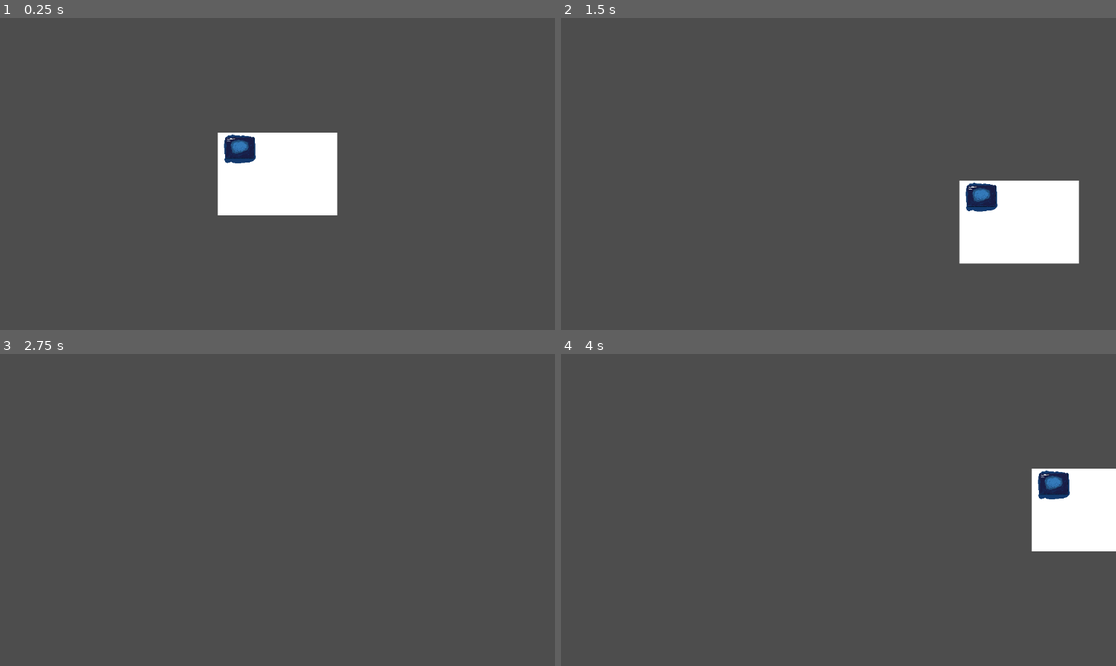
Above: before the commit, frames 1-4 (two rows, left to right).
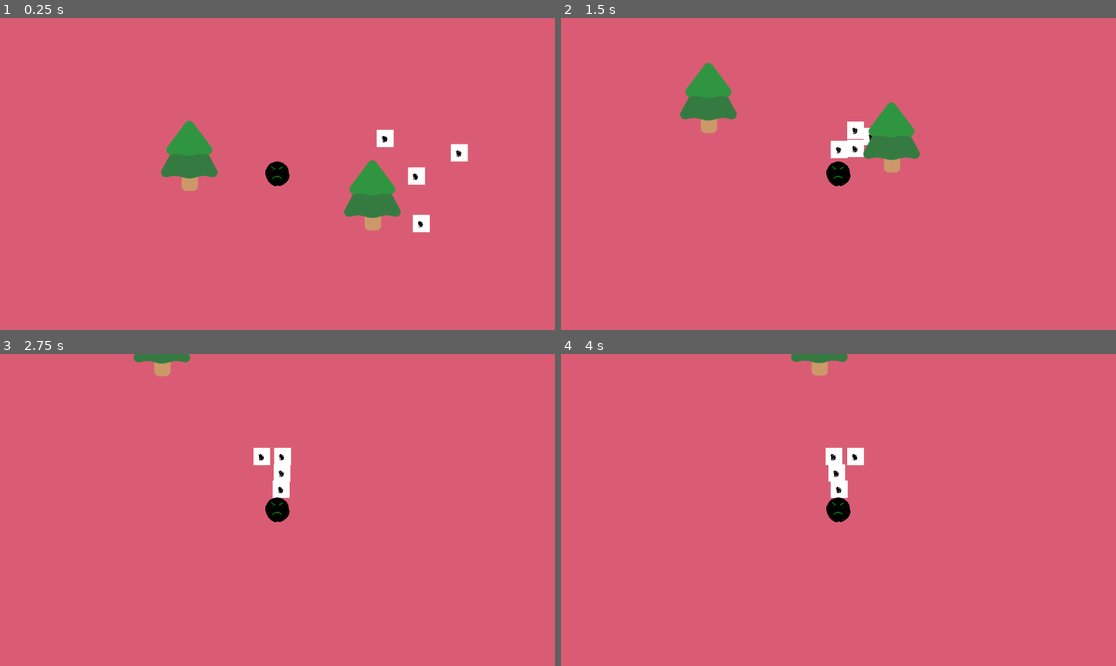
Above: after the commit, the same moments.

Repository: Reshlynt/StickArms
Game: Godot game, scene res://scene/StickRaceGame.tscn
The game is run twice, just before and just after one commit, with the same random seed, the same clock (stepped at 60 frames per second) and the same inputs.
Inputs:
- Up to frame 1 (0.25 s): no input
- Up to frame 2 (1.5 s): hold D (move_right) 0.53-1.28 s; hold S (move_down) from 1.28 s (still down)
- Up to frame 3 (2.75 s): release S (move_down) at 2.03 s; hold D (move_right) from 2.03 s (still down)
- Up to frame 4 (4 s): release D (move_right) at 2.78 s; hold W (move_up) 2.78-3.53 s; tap Enter at 3.5 s; hold A (move_left) from 3.53 s (still down)

The runs differ from the first frame. In frame 1, 100% of the frame differs, in the area x 0-100%, y 0-100%; in frame 2, 100%; in frame 3, 100%; in frame 4, 100%.

Commit message:
test scripts and assets

Diff:
--- /dev/null
+++ b/enemies/enemy.tscn
@@ -0,0 +1,17 @@
+[gd_scene load_steps=4 format=3 uid="uid://dpd0jj5b88wwe"]
+
+[ext_resource type="Script" path="res://script/enemy.gd" id="1_1lb3c"]
+[ext_resource type="Texture2D" uid="uid://yewahvg75ni6" path="res://test-assets/squiggly-ball.png" id="2_a1qsb"]
+
+[sub_resource type="RectangleShape2D" id="RectangleShape2D_y4j5q"]
+size = Vector2(34, 34)
+
+[node name="Enemy" type="CharacterBody2D"]
+script = ExtResource("1_1lb3c")
+
+[node name="Sprite2D" type="Sprite2D" parent="."]
+scale = Vector2(0.213415, 0.213415)
+texture = ExtResource("2_a1qsb")
+
+[node name="CollisionShape2D" type="CollisionShape2D" parent="."]
+shape = SubResource("RectangleShape2D_y4j5q")
--- a/scene/StickRaceGame.tscn
+++ b/scene/StickRaceGame.tscn
@@ -1,21 +1,38 @@
 [gd_scene load_steps=4 format=3 uid="uid://cn88yvujw1flg"]
 
-[ext_resource type="Script" path="res://scene/player.gd" id="1_cm4ex"]
-[ext_resource type="Texture2D" uid="uid://ddn8v0hf0c8rg" path="res://Untitled.png" id="1_vfiqn"]
-
-[sub_resource type="RectangleShape2D" id="RectangleShape2D_xllo1"]
+[ext_resource type="PackedScene" uid="uid://bdhnytpd8u7s2" path="res://scene/player.tscn" id="1_p3jh8"]
+[ext_resource type="PackedScene" uid="uid://o287tvwofyxp" path="res://scene/tree.tscn" id="2_m4uln"]
+[ext_resource type="PackedScene" uid="uid://dpd0jj5b88wwe" path="res://enemies/enemy.tscn" id="3_7nock"]
 
 [node name="Game" type="Node2D"]
+y_sort_enabled = true
 
-[node name="Player" type="CharacterBody2D" parent="."]
-script = ExtResource("1_cm4ex")
-SPEED = 500
+[node name="Player" parent="." instance=ExtResource("1_p3jh8")]
+unique_name_in_owner = true
+position = Vector2(576, 324)
 
-[node name="Sprite2D" type="Sprite2D" parent="Player"]
-scale = Vector2(0.1, 0.1)
-texture = ExtResource("1_vfiqn")
+[node name="Background" type="CanvasLayer" parent="Player"]
+layer = -1
 
-[node name="CollisionShape2D" type="CollisionShape2D" parent="Player"]
-shape = SubResource("RectangleShape2D_xllo1")
+[node name="ColorRect" type="ColorRect" parent="Player/Background"]
+offset_right = 1156.0
+offset_bottom = 648.0
+color = Color(0.856006, 0.361786, 0.456508, 1)
 
-[node name="Camera2D" type="Camera2D" parent="."]
+[node name="Tree" parent="." instance=ExtResource("2_m4uln")]
+position = Vector2(393, 352)
+
+[node name="Tree2" parent="." instance=ExtResource("2_m4uln")]
+position = Vector2(773, 434)
+
+[node name="Enemy" parent="." instance=ExtResource("3_7nock")]
+position = Vector2(939, 329)
+
+[node name="Enemy2" parent="." instance=ExtResource("3_7nock")]
+position = Vector2(871, 226)
+
+[node name="Enemy3" parent="." instance=ExtResource("3_7nock")]
+position = Vector2(945, 451)
+
+[node name="Enemy4" parent="." instance=ExtResource("3_7nock")]
+position = Vector2(1028, 271)
--- /dev/null
+++ b/scene/player.tscn
@@ -0,0 +1,22 @@
+[gd_scene load_steps=4 format=3 uid="uid://bdhnytpd8u7s2"]
+
+[ext_resource type="Script" path="res://script/player.gd" id="1_g1wyw"]
+[ext_resource type="Texture2D" uid="uid://cqoiohxmawnud" path="res://test-assets/not-happy-ball.png" id="2_dm3nd"]
+
+[sub_resource type="CircleShape2D" id="CircleShape2D_meo1u"]
+radius = 26.0
+
+[node name="Player" type="CharacterBody2D"]
+script = ExtResource("1_g1wyw")
+SPEED = 500
+
+[node name="Sprite2D" type="Sprite2D" parent="."]
+modulate = Color(0, 0.724664, 0.72623, 1)
+position = Vector2(-6, 9)
+scale = Vector2(0.0395161, 0.0417332)
+texture = ExtResource("2_dm3nd")
+
+[node name="CollisionShape2D" type="CollisionShape2D" parent="."]
+shape = SubResource("CircleShape2D_meo1u")
+
+[node name="Camera2D" type="Camera2D" parent="."]
--- /dev/null
+++ b/scene/tree.tscn
@@ -0,0 +1,16 @@
+[gd_scene load_steps=3 format=3 uid="uid://o287tvwofyxp"]
+
+[ext_resource type="Texture2D" uid="uid://caqfk2xng5v5u" path="res://test-assets/pine_tree.png" id="1_imo7h"]
+
+[sub_resource type="CircleShape2D" id="CircleShape2D_r0wi1"]
+radius = 23.0
+
+[node name="Tree" type="StaticBody2D"]
+
+[node name="Sprite2D" type="Sprite2D" parent="."]
+position = Vector2(0, -69)
+texture = ExtResource("1_imo7h")
+
+[node name="CollisionShape2D" type="CollisionShape2D" parent="."]
+position = Vector2(2, -6)
+shape = SubResource("CircleShape2D_r0wi1")
--- /dev/null
+++ b/script/enemy.gd
@@ -0,0 +1,9 @@
+extends CharacterBody2D
+# player node reference
+@onready var player = get_node(%Player.get_path())
+
+func _physics_process(delta: float):
+	# finding the player based the distance between the slime and player
+	var direction = global_position.direction_to(player.global_position)
+	velocity = direction * 300.0
+	move_and_slide()
Binary file removed: Untitled.png
Renamed: scene/player.gd -> script/player.gd
Binary file added: test-assets/not-happy-ball.png
Not shown, added: test-assets/not-happy-ball.png.import
Binary file added: test-assets/pine_tree.png
Not shown, added: test-assets/pine_tree.png.import
Binary file added: test-assets/squiggly-ball.png
Not shown, changed: test-assets/squiggly-ball.png.import
